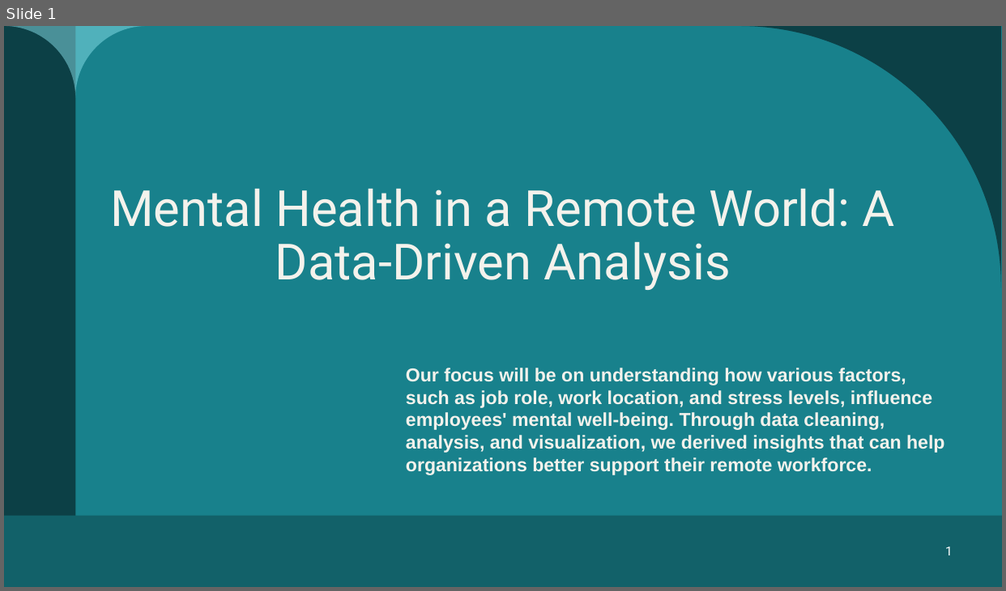
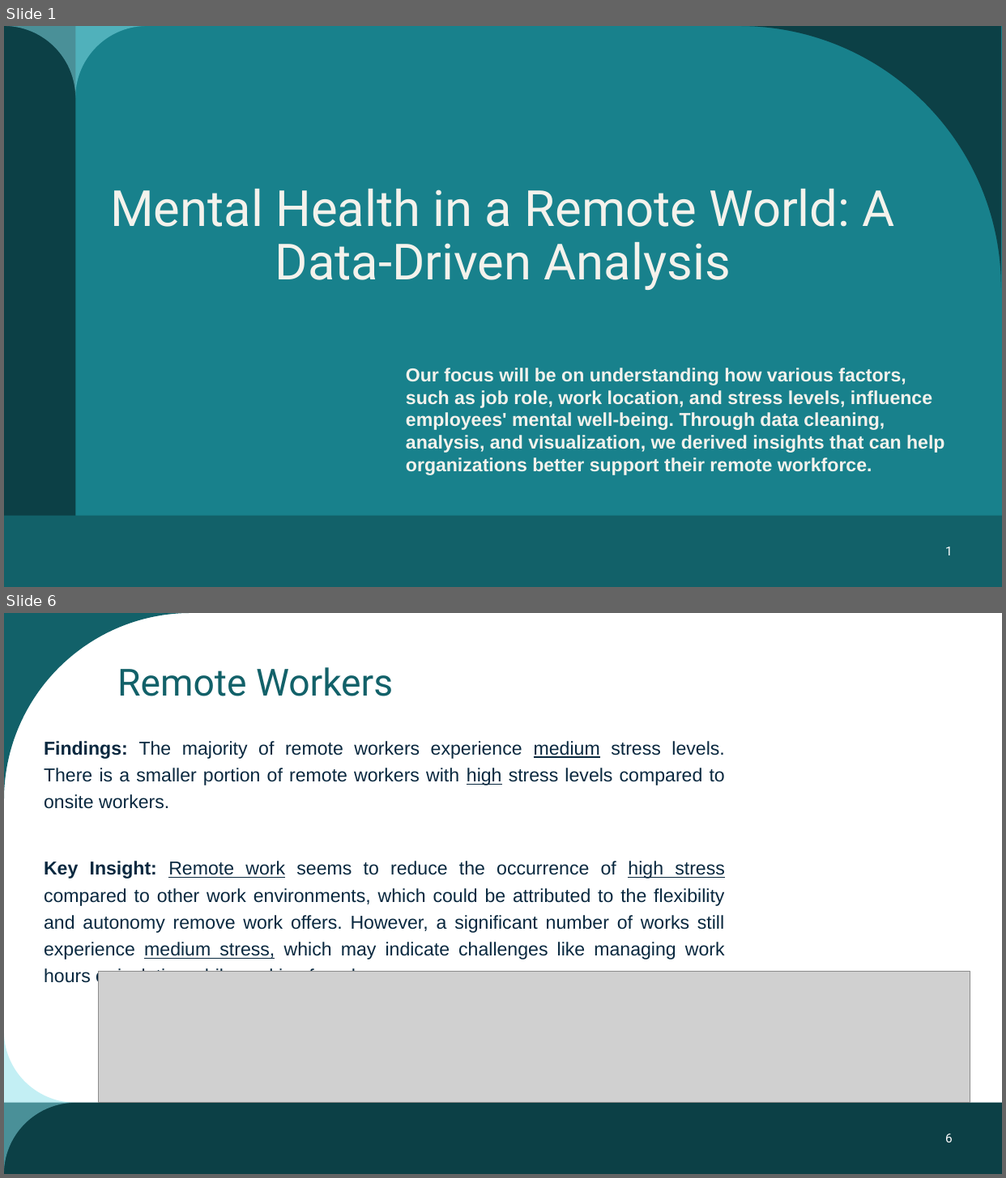
Before and after one commit to AzaniaHH/Project-3, a slide deck: Mental Health presentation.pptx. Shown one above the other, each under a label of ours: slide 1 before the commit, slides 1 and 6 after it; the slides between them are not shown. The pictures are 1006x591 and 1006x1178 pixels, drawn with LibreOffice and Linux fonts; fonts in the diff are those of the drawing; grey boxes stand for pictures. Boxes give left, top, right and bottom in pixels: in the first picture for what was removed or moved away, otherwise in the second. Text is boxed around its words. In the diff, an @@ line names an element or a change of style, - is before the commit and + after.

```diff
--- a/Mental Health presentation.pptx
+++ b/Mental Health presentation.pptx
@@ slide 6 added at bbox=[4, 613, 1002, 1174], background #FFFFFF @@
@@ freeform shape added at bbox=[4, 613, 191, 800], fill #126169 @@
@@ title added at bbox=[117, 667, 393, 696], 36 pt, text #126169 @@
+Remote Workers
@@ text added at bbox=[44, 741, 725, 987], 18 pt, text #09283F @@
+Findings: The majority of remote workers experience medium stress levels. There is a smaller portion of remote workers with high stress levels compared to onsite workers.
+Key Insight: Remote work seems to reduce the occurrence of high stress compared to other work environments, which could be attributed to the flexibility and autonomy remove work offers. However, a significant number of works still experience medium stress, which may indicate challenges like managing work hours or isolation while working from home.
@@ picture added at bbox=[98, 972, 970, 1102] @@
@@ freeform shape added at bbox=[4, 1032, 76, 1174], fill #89E1EB at 50% opacity @@
@@ rectangle added at bbox=[4, 1102, 1002, 1174], fill #0C4046 @@
@@ page number added at bbox=[945, 1134, 953, 1143], 12 pt, text #FFFFFF @@
+6
```
Also in this commit, not shown: 2 slides changed, 14 other slides added, 5 slides removed.
